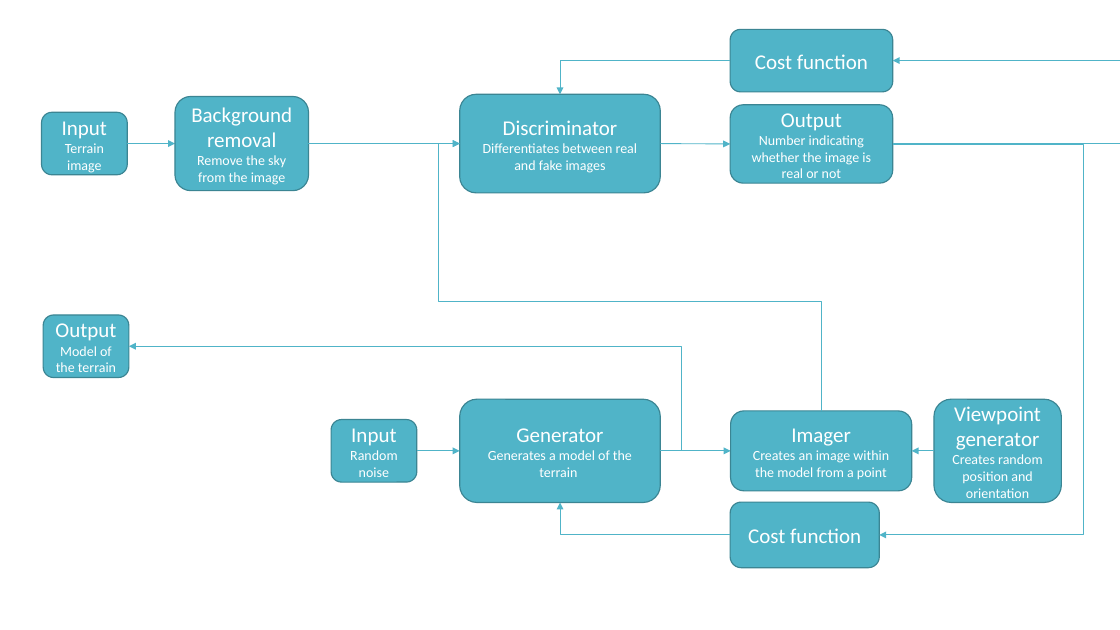
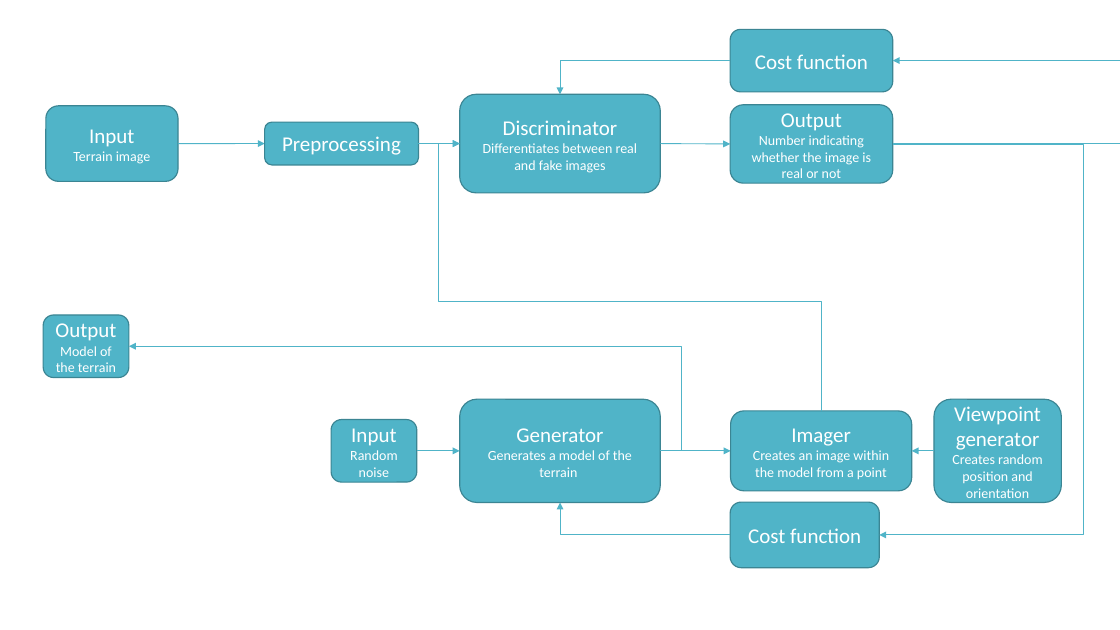
Before and after one commit to andrewtzhang/jupyternotebooks, a slide deck: slide 5 of presentation.pptx. Drawn at 1120x630 pixels with LibreOffice and Linux fonts; fonts in the diff are those of the drawing. Boxes give left, top, right and bottom in pixels: in the first picture for what was removed or moved away, otherwise in the second. Text is boxed around its words. In the diff, an @@ line names an element or a change of style, - is before the commit and + after.

```diff
--- a/presentation.pptx
+++ b/presentation.pptx
@@ rounded rectangle "Input": place and size @@
-rounded rectangle "Input" at [42,113,128,175]
+rounded rectangle "Input" at [46,106,178,181]
@@ arrow moved from (128, 144) - (175, 144) to (178, 144) - (265, 144) @@
@@ rounded rectangle "Preprocessing": place and size @@
-rounded rectangle "Preprocessing" at [175,97,308,191]
+rounded rectangle "Preprocessing" at [265,122,418,165]
@@ text in rounded rectangle at [282,136,401,155]: text changed; size 12 to 18 pt @@
-Background removal
-Remove the sky from the image
+Preprocessing
@@ arrow moved from (308, 144) - (460, 144) to (418, 144) - (460, 144) @@
```
Also in this commit, not shown: 2 other slides changed, 2 slides added.
